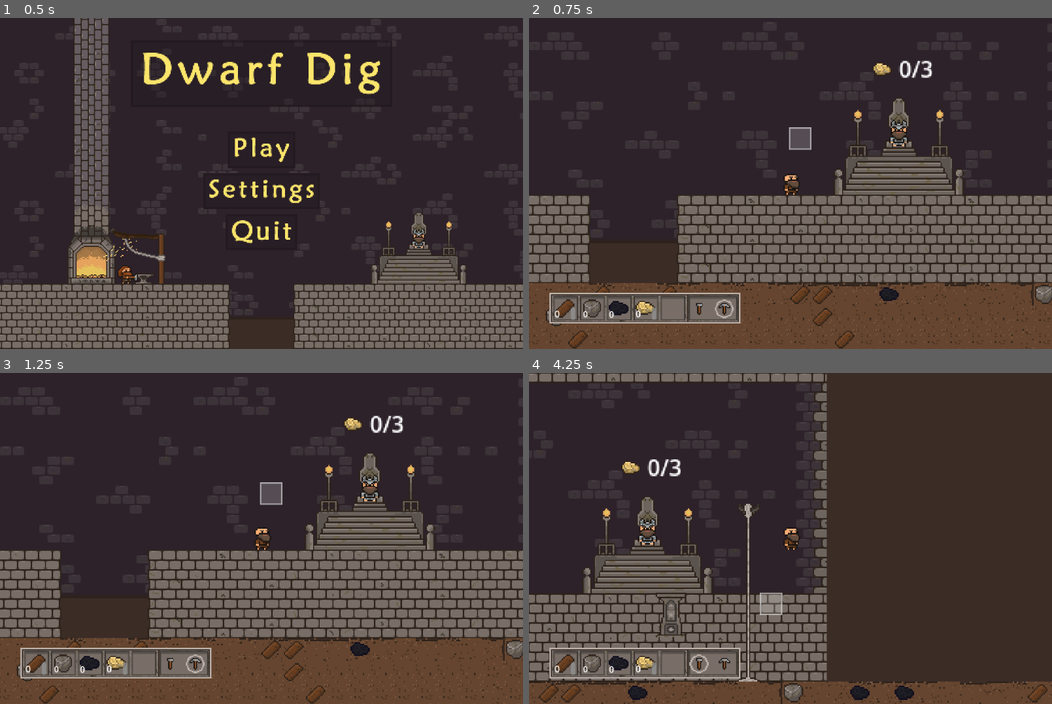
Above: before the commit, frames 1-4 (two rows, left to right).
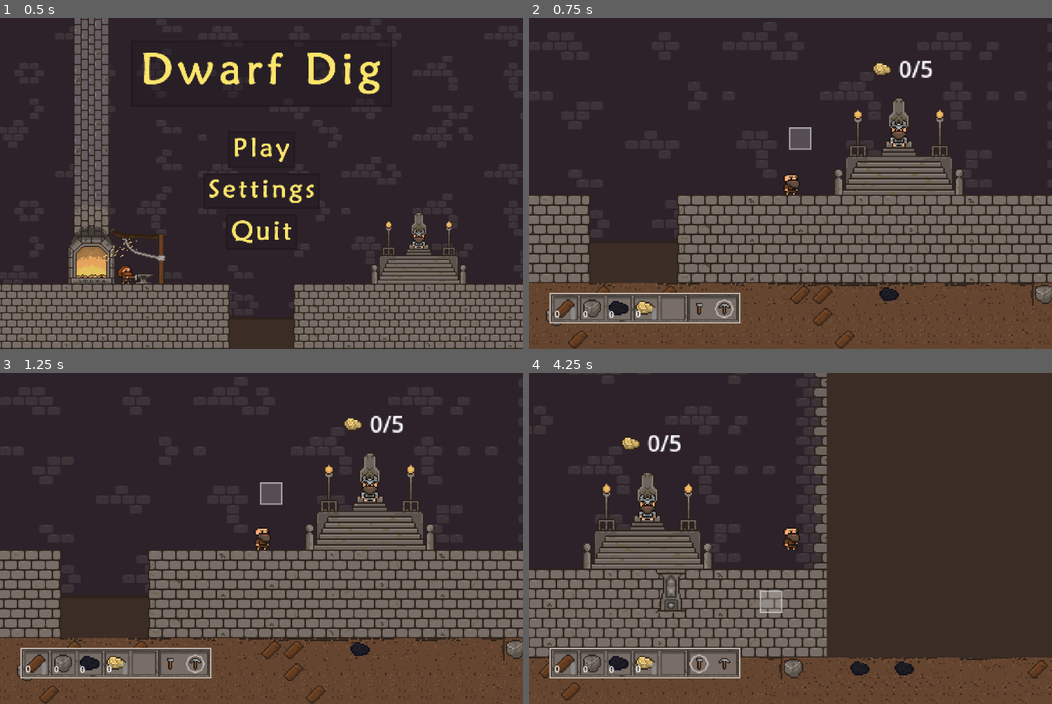
Above: after the commit, the same moments.

Repository: JoshSanch/DwarfDig
Game: Godot game, scene res://Scenes/main_menu.tscn
Same seed, same stepped clock (60 frames per second), same inputs: the game is played once before the commit and once after it.
Inputs (mouse positions are in pixels of both pictures, inside the frame that each line leads up to):
- Up to frame 1 (0.5 s): no input
- Up to frame 2 (0.75 s): click (790, 150) at 0.5 s
- Up to frame 3 (1.25 s): no input
- Up to frame 4 (4.25 s): tap Enter at 1.25 s; move the mouse to (790, 538) at 1.27 s; press the mouse at (790, 538) at 1.28 s; hold Right (ui_right) 1.28-2.78 s; tap Space (movement_jump) at 1.52, 2.27, 3.77 s; move the mouse to (685, 555) at 2.02 s; release the mouse at (685, 555) at 2.03 s; tap R (action_context_swap_to_pickaxe) at 2.1 s; click (685, 555) at 2.3 s; move the mouse to (842, 465) at 2.77 s; press the mouse at (842, 465) at 2.78 s; hold Left (ui_left) 2.78-3.53 s; tap E (action_context_swap_to_rope) at 2.85 s; move the mouse to (764, 604) at 3.52 s; release the mouse at (764, 604) at 3.53 s; hold Right (ui_right) from 3.53 s (still down); tap Q (action_context_swap_to_support) at 3.6 s; click (764, 604) at 3.8 s

Frame 1 is identical in both runs. In frame 2, less than 0.1% of the frame differs, in the area x 75-78%, y 12-18%; in frame 3, less than 0.1%; in frame 4, 19%, in the area x 0-100%, y 0-100%.

Commit message:
Game: Add crafting of rope, upgrade to mining; Add victory screen

Diff:
--- a/Assets/Scripts/CaveBehavior.gd
+++ b/Assets/Scripts/CaveBehavior.gd
@@ -88,14 +88,16 @@
 
 func update_cave_state():
 	update_rope_bottoms()
-	var loose_dirt_tiles = find_loose_dirt_tiles()
-	for tile_coord in loose_dirt_tiles:
-		var support_factor = calculate_support_factor(tile_coord)
-		if support_factor < support_factor_threshold:
-			print_debug(tile_coord)
-			set_cell(0, tile_coord, NULL_TILE_SOURCE_ID)
-			queued_tiles_to_fall.append(tile_coord)
-			fall_timer.start()
+
+	# TODO: Debug cave-ins
+	#var loose_dirt_tiles = find_loose_dirt_tiles()
+	#for tile_coord in loose_dirt_tiles:
+#		var support_factor = calculate_support_factor(tile_coord)
+#		if support_factor < support_factor_threshold:
+#			print_debug(tile_coord)
+#			set_cell(0, tile_coord, NULL_TILE_SOURCE_ID)
+#			queued_tiles_to_fall.append(tile_coord)
+#			fall_timer.start()
 
 
 func update_rope_bottoms():
--- a/Assets/Scripts/GoldController.gd
+++ b/Assets/Scripts/GoldController.gd
@@ -2,7 +2,8 @@
 
 @onready var gold_deposited := 0
 
-@export var gold_required := 3
+@export var win_screen_scene: PackedScene
+@export var gold_required := 5
 
 
 func _ready() -> void:
@@ -19,4 +20,4 @@
 
 
 func trigger_game_end():
-	pass
+	get_tree().change_scene_to_packed(win_screen_scene)
--- a/Assets/Scripts/KeepInteractions.gd
+++ b/Assets/Scripts/KeepInteractions.gd
@@ -3,11 +3,22 @@
 signal player_exited_smithy_area
 signal player_entered_king_area(player: CharacterBody2D)
 signal player_exited_king_area
+signal action_upgrade_dispensed(action: Player.Actions)
 
+@onready var dig_upgrade_dispensed = false
+
+@export var required_coal_for_mining_upgrade := 5
 
 func _on_smithy_body_entered(body: Node2D) -> void:
 	if body.get_class() == "CharacterBody2D":
 		player_entered_smithy_area.emit(body)
+
+	# try to cash in coal
+	var player := body as Player
+	var current_coal_count = body.materials_inventory[PlayArea.CollectibleMaterials.COAL]
+	if current_coal_count >= required_coal_for_mining_upgrade:
+		player.update_inventory(PlayArea.CollectibleMaterials.COAL, current_coal_count - required_coal_for_mining_upgrade)
+		action_upgrade_dispensed.emit(Player.Actions.PICKAXE)
 
 
 func _on_smithy_body_exited(body: Node2D) -> void:
--- a/Assets/Scripts/PlayerController.gd
+++ b/Assets/Scripts/PlayerController.gd
@@ -19,6 +19,7 @@
 @onready var sprite_node: AnimatedSprite2D = $AnimatedSprite2D
 @onready var selected_action: Actions = Actions.PICKAXE
 @onready var active_action = null
+@onready var upgraded_actions := []
 @onready var is_mouse_in_action_radius = false
 @onready var materials_inventory = {
 	PlayArea.CollectibleMaterials.WOOD: 0,
@@ -31,6 +32,9 @@
 @export var SPEED = 300.0
 @export var JUMP_VELOCITY = -400.0
 @export var CLIMB_SPEED = 200
+@export var crafting_requirements = {
+	Actions.BUILD_ROPE: [PlayArea.CollectibleMaterials.WOOD, 2]
+}
 
 
 func _ready() -> void:
@@ -39,12 +43,10 @@
 
 func _process(delta: float) -> void:
 	update_selected_action()
-	if is_mouse_in_action_radius and Input.is_action_pressed("action_contextual") and active_action == null:
-		player_action_activated.emit(selected_action)
-		active_action = selected_action
+	if is_mouse_in_action_radius and Input.is_action_pressed("action_contextual"):
+		handle_actions(selected_action)
 
 	handle_animation_state()
-
 
 func _physics_process(delta: float) -> void:
 	if on_climbable_surface:
@@ -68,6 +70,38 @@
 		velocity.x = move_toward(velocity.x, 0, SPEED)
 
 	move_and_slide()
+
+
+func handle_actions(selected_action: Actions):
+	match selected_action:
+		Actions.BUILD_ROPE:
+			if active_action == null:
+				var requirements = crafting_requirements[selected_action]
+				var required_material = requirements[0]
+				var required_quantity = requirements[1]
+
+				if materials_inventory[required_material] < required_quantity:
+					return
+
+				materials_inventory[required_material] -= required_quantity
+				inventory_updated.emit(self)
+
+				player_action_activated.emit(selected_action)
+				active_action = selected_action
+				return
+		Actions.BUILD_SUPPORT:
+			if active_action == null:
+				player_action_activated.emit(selected_action)
+				active_action = selected_action
+				return
+		Actions.PICKAXE:
+			if selected_action in upgraded_actions:
+				player_action_activated.emit(selected_action)
+				active_action = selected_action
+			elif active_action == null:
+				player_action_activated.emit(selected_action)
+				active_action = selected_action
+			return
 
 
 func update_selected_action():
@@ -139,3 +173,7 @@
 func update_inventory(material: PlayArea.CollectibleMaterials, count: int):
 	materials_inventory[material] = count
 	inventory_updated.emit(self)
+
+
+func _on_dwarven_keep_action_upgrade_dispensed(action: Player.Actions) -> void:
+	upgraded_actions.append(action)
--- a/Scenes/gameroot.tscn
+++ b/Scenes/gameroot.tscn
@@ -13,10 +13,11 @@
 [ext_resource type="Resource" uid="uid://mslejv4aw57w" path="res://Assets/MaterialParameters/Coal.tres" id="5_cwmoe"]
 [ext_resource type="Texture2D" uid="uid://cytj21pllr4kf" path="res://Assets/Textures/Materials/Material - Stone.png" id="6_0xmlq"]
 [ext_resource type="Texture2D" uid="uid://d0ebxwycvp7ug" path="res://Assets/Textures/Materials/Material - Coal.png" id="8_17htk"]
-[ext_resource type="PackedScene" uid="uid://c6cb2gkf7xxf1" path="res://Scenes/RootUI.tscn" id="8_63vrn"]
+[ext_resource type="PackedScene" path="res://Scenes/RootUI.tscn" id="8_63vrn"]
 [ext_resource type="Texture2D" uid="uid://cnott5t8hv0fc" path="res://Assets/Textures/Materials/Material - Gold Ore.png" id="8_afutp"]
 [ext_resource type="Texture2D" uid="uid://d0wu2rjy5iajp" path="res://Assets/Textures/Actions/Actions - Descending Rope 16x.png" id="9_j6sro"]
 [ext_resource type="Script" path="res://Assets/Scripts/GoldController.gd" id="16_uv5tl"]
+[ext_resource type="PackedScene" uid="uid://daf3riyoffq3u" path="res://Scenes/win_screen.tscn" id="17_brbxi"]
 
 [sub_resource type="PhysicsMaterial" id="PhysicsMaterial_r4bfg"]
 
@@ -801,6 +802,7 @@
 offset_right = 691.0
 offset_bottom = -134.0
 script = ExtResource("16_uv5tl")
+win_screen_scene = ExtResource("17_brbxi")
 
 [node name="HBoxContainer" type="HBoxContainer" parent="KingsGoldDisplay"]
 layout_mode = 0
@@ -828,4 +830,5 @@
 [connection signal="inventory_updated" from="Player" to="RootUi" method="_on_player_inventory_updated"]
 [connection signal="player_action_activated" from="Player" to="CavePlayableArea" method="_on_player_player_action_activated"]
 [connection signal="player_selected_action_updated" from="Player" to="RootUi" method="_on_player_player_selected_action_updated"]
+[connection signal="action_upgrade_dispensed" from="DwarvenKeep" to="Player" method="_on_dwarven_keep_action_upgrade_dispensed"]
 [connection signal="player_entered_king_area" from="DwarvenKeep" to="KingsGoldDisplay" method="_on_dwarven_keep_player_entered_king_area"]
Not shown: 1 places in Scenes/gameroot.tscn that only renumber resources
Not shown: 1 places in Scenes/main_menu.tscn that only renumber resources
Not shown: 1 places in Scenes/win_screen.tscn that only renumber resources
